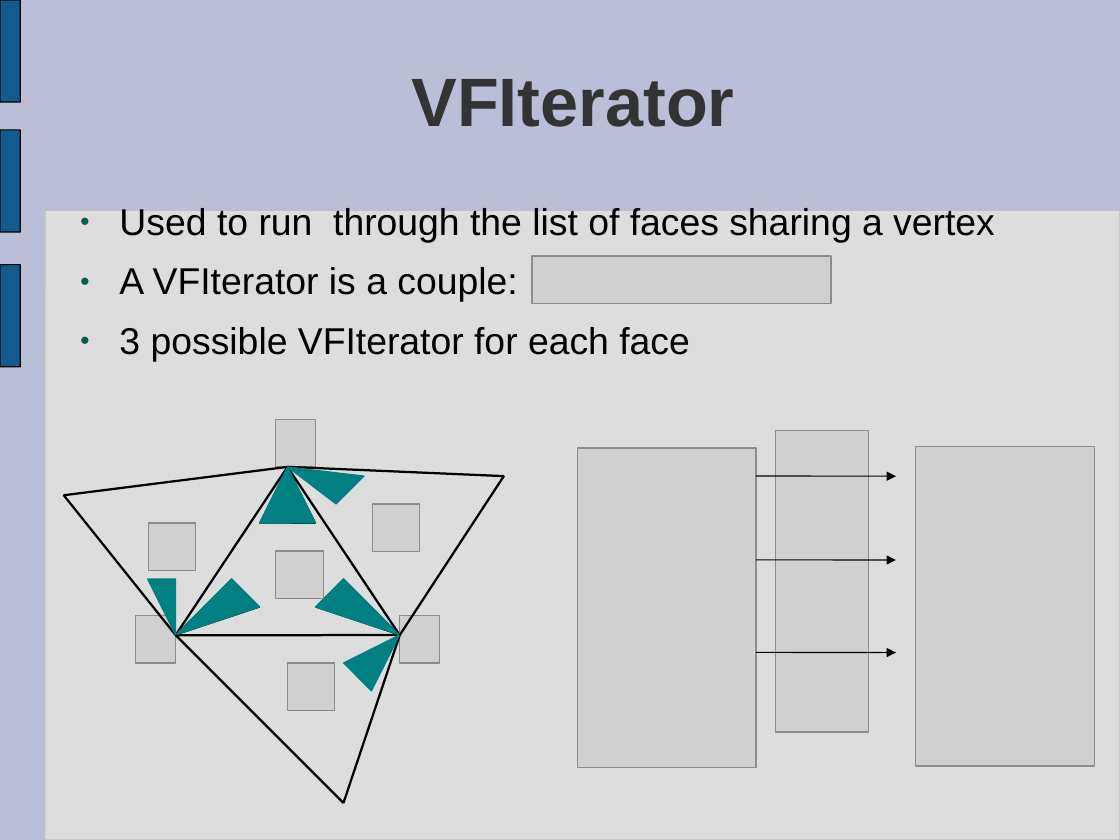
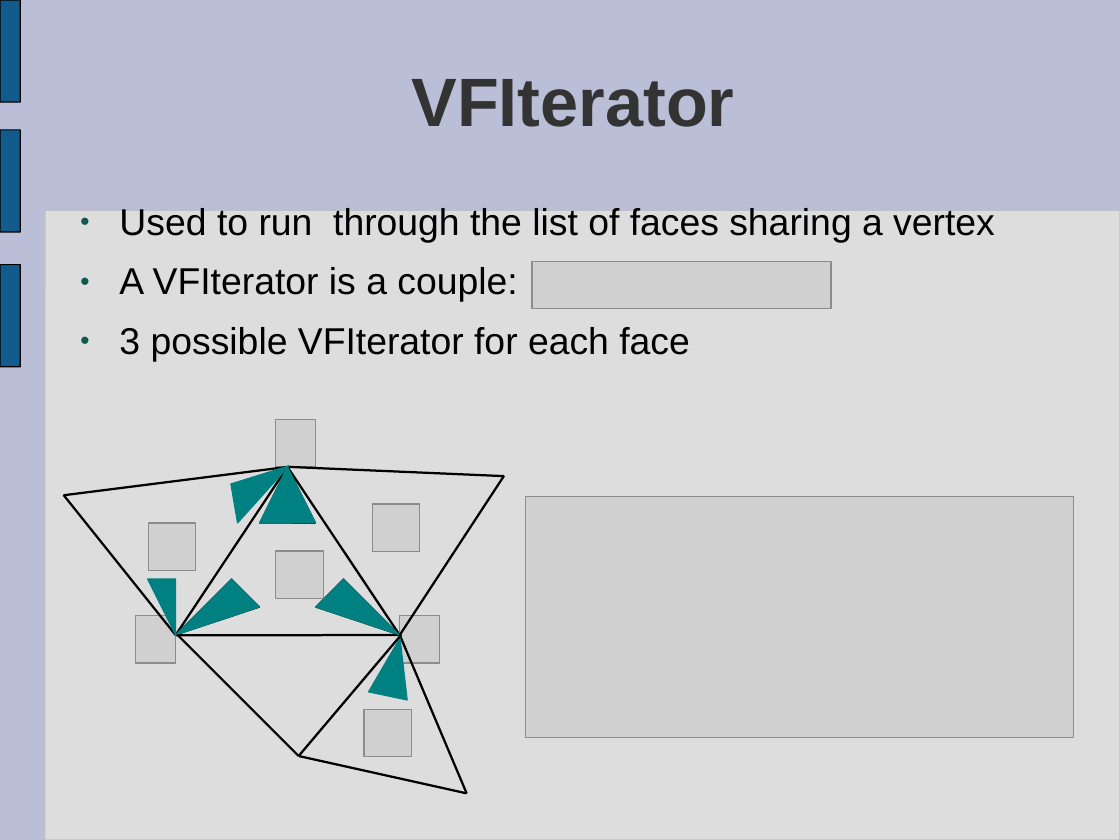
Before and after one commit to virtualritz/vcglib, a slide deck: slide 25 of docs/introduction to vcg.ppt (slide 22 before the commit). Drawn at 1120x840 pixels with LibreOffice and Linux fonts; fonts in the diff are those of the drawing; grey boxes stand for pictures. Boxes give left, top, right and bottom in pixels: in the first picture for what was removed or moved away, otherwise in the second. Text is boxed around its words. In the diff, an @@ line names an element or a change of style, - is before the commit and + after.

```diff
--- a/docs/introduction to vcg.ppt
+++ b/docs/introduction to vcg.ppt
@@ picture: place and size @@
-picture at bbox=[532, 256, 831, 304]
+picture at bbox=[532, 261, 831, 308]
@@ freeform shape at bbox=[215, 445, 289, 528]: rotation 0 to 125 degrees; outline redrawn @@
@@ picture removed at bbox=[577, 448, 756, 767] @@
@@ picture removed at bbox=[916, 447, 1095, 766] @@
@@ arrow removed from (756, 476) to (896, 476) @@
@@ picture: place and size @@
-picture at bbox=[775, 430, 869, 731]
+picture at bbox=[525, 497, 1073, 738]
@@ arrow removed from (756, 560) to (896, 560) @@
@@ line moved from (176, 635) - (344, 803) to (299, 756) - (177, 635) @@
@@ line added from (299, 756) to (401, 635), #000000 1.45 pt @@
@@ freeform shape at bbox=[353, 638, 431, 715]: rotation 0 to 326 degrees; outline redrawn @@
@@ line moved from (400, 635) - (344, 803) to (400, 635) - (467, 793) @@
@@ arrow removed from (756, 652) to (896, 653) @@
@@ picture: place and size @@
-picture at bbox=[288, 663, 335, 710]
+picture at bbox=[364, 709, 411, 756]
@@ line added from (299, 756) to (467, 793), #000000 1.45 pt @@
```
Also in this commit, not shown: 10 other slides changed, 9 slides added, 1 slide removed.
